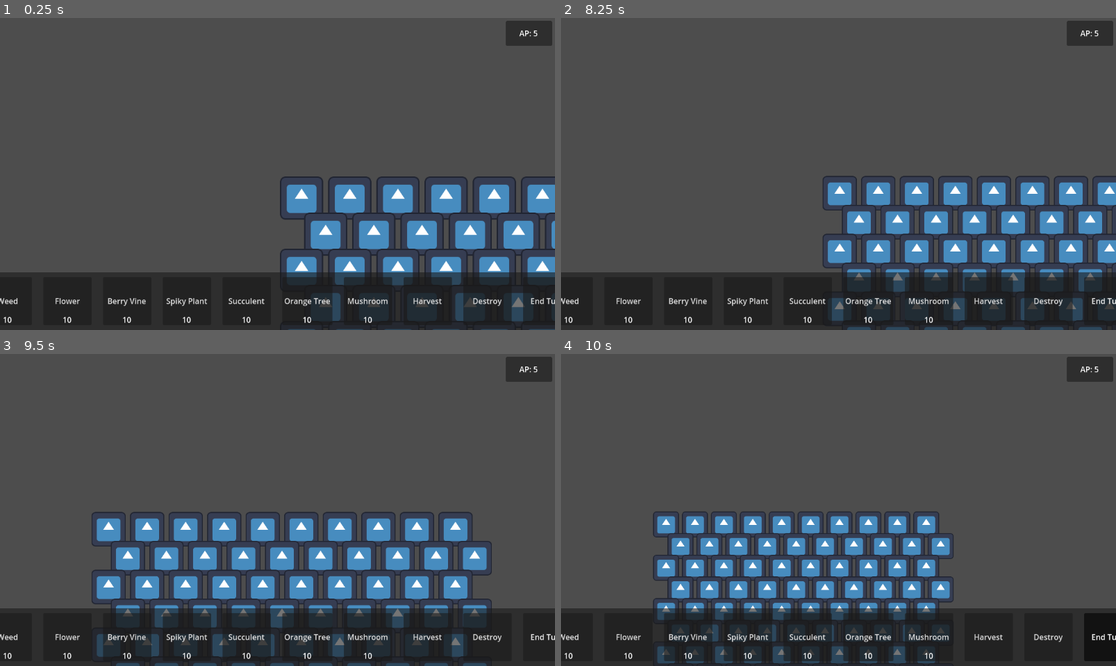
Above: before the commit, frames 1-4 (two rows, left to right).
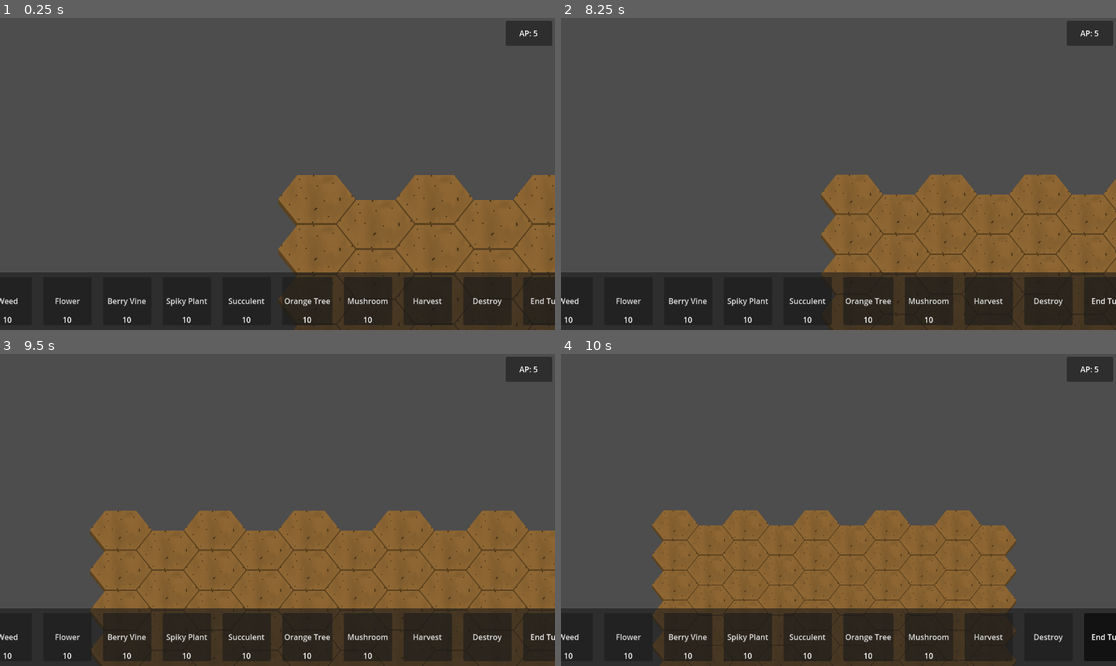
Above: after the commit, the same moments.

Repository: CiaranWoodward/LD54
Game: Godot game, scene res://Level.tscn
The game is run twice, just before and just after one commit, with the same random seed, the same clock (stepped at 60 frames per second) and the same inputs. The engine's default icon, where the game draws it, is replaced by a stand-in: a white triangle on a blue panel in a dark square.
Inputs (mouse positions are in pixels of both pictures, inside the frame that each line leads up to):
- Up to frame 1 (0.25 s): no input
- Up to frame 2 (8.25 s): click "Weed" at 0.5 s; click "Flower" at 1.25 s; click "Berry Vine" at 2 s; click "Spiky Plant" at 2.75 s; click "Succulent" at 3.5 s; click "Orange Tree" at 4.25 s; click "Mushroom" at 5 s; click "Harvest" at 5.75 s; click "Destroy" at 6.5 s; click "End Turn" at 7.25 s; tap Enter at 8 s; move the mouse to (960, 158) at 8.02 s; hold Right (ui_right) from 8.03 s (still down); hold Mouse wheel down (zoom_in) from 8.03 s (still down); click (960, 158) at 8.17 s
- Up to frame 3 (9.5 s): release Right (ui_right) at 8.75 s; release Mouse wheel down (zoom_in) at 8.75 s; drag from (166, 525) to (249, 572) at 8.77 s
- Up to frame 4 (10 s): tap Space at 9.5 s; move the mouse to (894, 441) at 9.52 s; hold Right (ui_right) from 9.53 s (still down); hold Mouse wheel down (zoom_in) from 9.53 s (still down)

The runs differ from the first frame. In frame 1, 17% of the frame differs, in the area x 50-100%, y 50-100%; in frame 2, 19%; in frame 3, 29%, in the area x 16-100%, y 50-100%; in frame 4, 23%.

Commit message:
dry and west tile variations added to planttile scene

Diff:
--- a/Level.tscn
+++ b/Level.tscn
@@ -14,7 +14,8 @@
 
 [sub_resource type="TileSet" id="TileSet_rukn1"]
 tile_shape = 3
-tile_size = Vector2i(100, 100)
+tile_offset_axis = 1
+tile_size = Vector2i(163, 104)
 sources/0 = SubResource("TileSetAtlasSource_golho")
 
 [node name="Level" type="Node2D"]
--- a/Tiles/plant_tile.tscn
+++ b/Tiles/plant_tile.tscn
@@ -1,7 +1,48 @@
-[gd_scene load_steps=3 format=3 uid="uid://pu847djr5b2l"]
+[gd_scene load_steps=12 format=3 uid="uid://pu847djr5b2l"]
 
 [ext_resource type="Script" path="res://Tiles/plant_tile.gd" id="1_de4tv"]
 [ext_resource type="Texture2D" uid="uid://bn7nems70jqgr" path="res://icon.svg" id="1_sn4ht"]
+[ext_resource type="Texture2D" uid="uid://cxaoeddi5rea1" path="res://Graphics/Tile/TileFront0000.png" id="3_jjdjy"]
+[ext_resource type="Texture2D" uid="uid://djbu7h23ajuk1" path="res://Graphics/Tile/Dry10000.png" id="4_axsnd"]
+[ext_resource type="Texture2D" uid="uid://dbxmauxy7vkbe" path="res://Graphics/Tile/Dry20000.png" id="5_tjwee"]
+[ext_resource type="Texture2D" uid="uid://eiorwtcrkrfe" path="res://Graphics/Tile/Dry30000.png" id="6_o3psj"]
+[ext_resource type="Texture2D" uid="uid://dwfq2hlxbkmee" path="res://Graphics/Tile/Wet10000.png" id="7_m3aqs"]
+[ext_resource type="Texture2D" uid="uid://dvittnpx2of7y" path="res://Graphics/Tile/Wet20000.png" id="8_6fmo7"]
+[ext_resource type="Texture2D" uid="uid://cokn7hd10gce2" path="res://Graphics/Tile/Wet30000.png" id="9_kian4"]
+
+[sub_resource type="SpriteFrames" id="SpriteFrames_rwj4h"]
+animations = [{
+"frames": [{
+"duration": 1.0,
+"texture": ExtResource("4_axsnd")
+}, {
+"duration": 1.0,
+"texture": ExtResource("5_tjwee")
+}, {
+"duration": 1.0,
+"texture": ExtResource("6_o3psj")
+}],
+"loop": true,
+"name": &"default",
+"speed": 5.0
+}]
+
+[sub_resource type="SpriteFrames" id="SpriteFrames_alfh7"]
+animations = [{
+"frames": [{
+"duration": 1.0,
+"texture": ExtResource("7_m3aqs")
+}, {
+"duration": 1.0,
+"texture": ExtResource("8_6fmo7")
+}, {
+"duration": 1.0,
+"texture": ExtResource("9_kian4")
+}],
+"loop": true,
+"name": &"default",
+"speed": 5.0
+}]
 
 [node name="PlantTile" type="Node2D"]
 script = ExtResource("1_de4tv")
@@ -9,3 +50,18 @@
 [node name="Background" type="Sprite2D" parent="."]
 scale = Vector2(0.7, 0.7)
 texture = ExtResource("1_sn4ht")
+
+[node name="Tile" type="Node2D" parent="."]
+modulate = Color(0.560784, 0.403922, 0.2, 1)
+position = Vector2(0, -30)
+scale = Vector2(0.5, 0.5)
+
+[node name="Tilefront" type="Sprite2D" parent="Tile"]
+texture = ExtResource("3_jjdjy")
+
+[node name="Dry" type="AnimatedSprite2D" parent="Tile"]
+sprite_frames = SubResource("SpriteFrames_rwj4h")
+
+[node name="Wet" type="AnimatedSprite2D" parent="Tile"]
+sprite_frames = SubResource("SpriteFrames_alfh7")
+frame = 2
Not shown, added: Graphics/Icons/Flower0000.png.import
Not shown, added: Graphics/Icons/SpikyPlant0000.png.import
Not shown, added: Graphics/Icons/Succulent0000.png.import
Not shown, added: Graphics/Tile/Dry10000.png.import
Not shown, added: Graphics/Tile/Dry20000.png.import
Not shown, added: Graphics/Tile/Dry30000.png.import
Binary file changed: Graphics/Tile/TileFront0000.png
Not shown, added: Graphics/Tile/TileFront0000.png.import
Binary file added: Graphics/Tile/Wet10000.png
Not shown, added: Graphics/Tile/Wet10000.png.import
Binary file added: Graphics/Tile/Wet20000.png
Not shown, added: Graphics/Tile/Wet20000.png.import
(and 4 more such lines)
